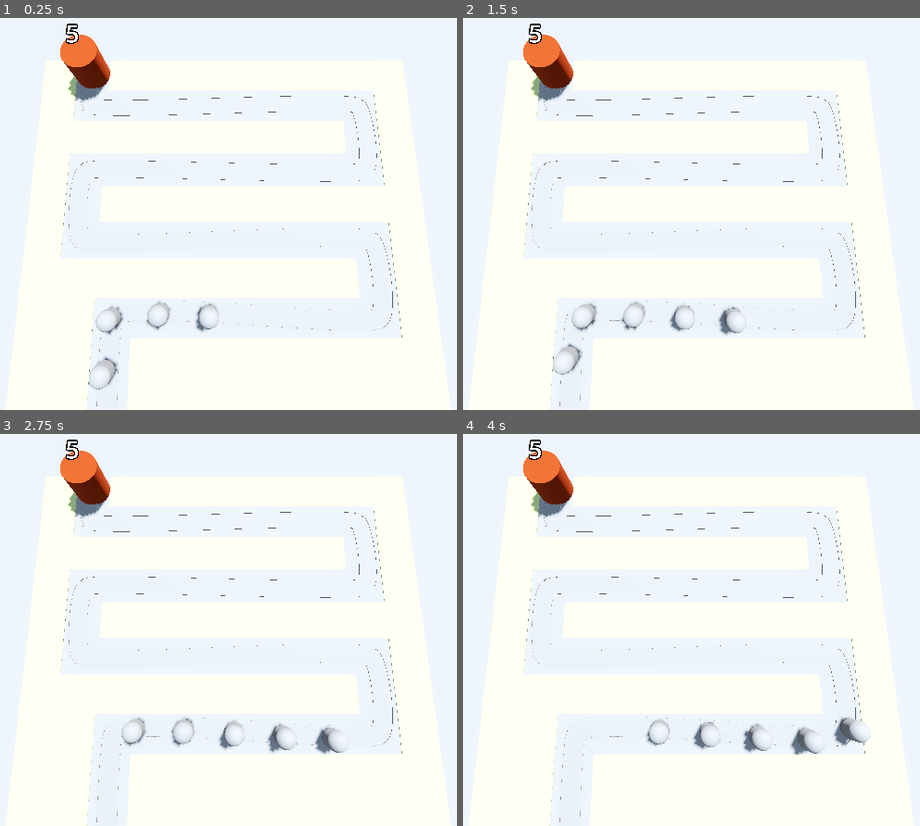
Above: before the commit, frames 1-4 (two rows, left to right).
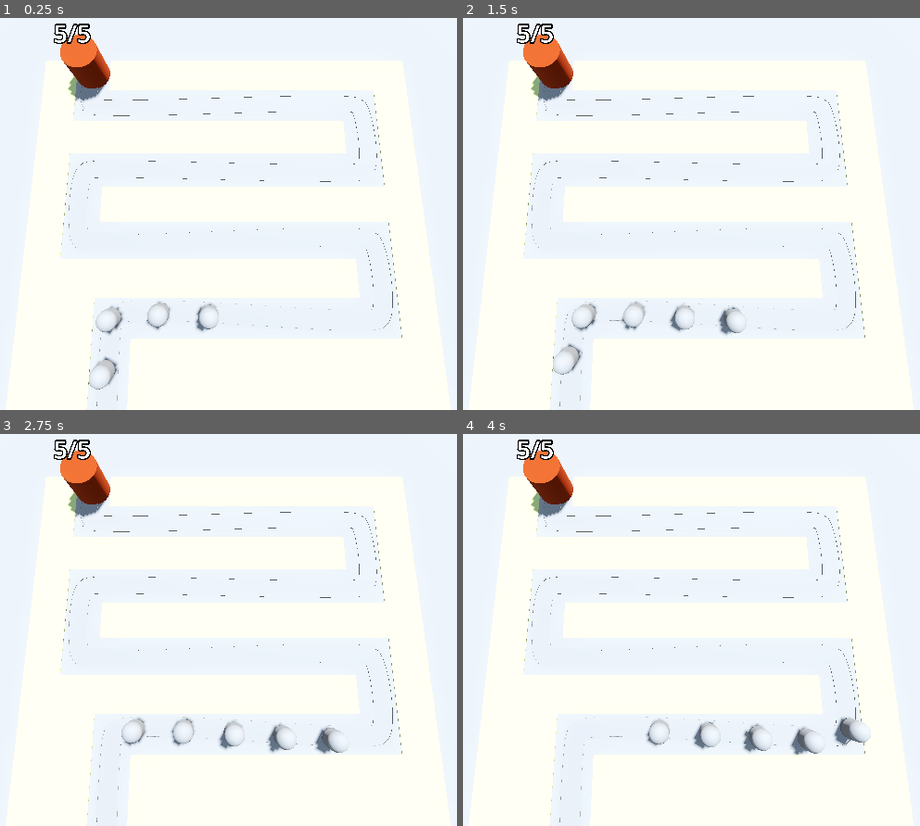
Above: after the commit, the same moments.

Repository: CommanderTempest/Barbarian-Blaster
Game: Godot game, scene res://Base_Level.tscn
Same seed, same stepped clock (60 frames per second), same inputs: the game is played once before the commit and once after it.
Inputs:
- Up to frame 1 (0.25 s): no input
- Up to frame 2 (1.5 s): no input
- Up to frame 3 (2.75 s): no input
- Up to frame 4 (4 s): no input

The runs differ from the first frame. In frame 1, 0.2% of the frame differs, in the area x 11-20%, y 1-7%; in frame 2, 0.2%; in frame 3, 0.2%; in frame 4, 0.2%.

Commit message:
Small Health UI Change
+Changed health UI to be current HP / Max_HP instead of just current_HP.
+Added color change to UI text whenever an enemy makes it to the base

Diff:
--- a/base.gd
+++ b/base.gd
@@ -5,7 +5,12 @@
 var current_health: int:
 	set(health_in):
 		current_health = health_in
-		label_3d.text = str(current_health)
+		label_3d.text = str(current_health) + "/" + str(max_health)
+		var red = Color.RED
+		var white = Color.WHITE
+
+		var blended_color = red.lerp(white, float(current_health) / float(max_health))
+		#label_3d.modulate = blended_color
 		if (current_health < 1):
 			get_tree().reload_current_scene()
 	get:
